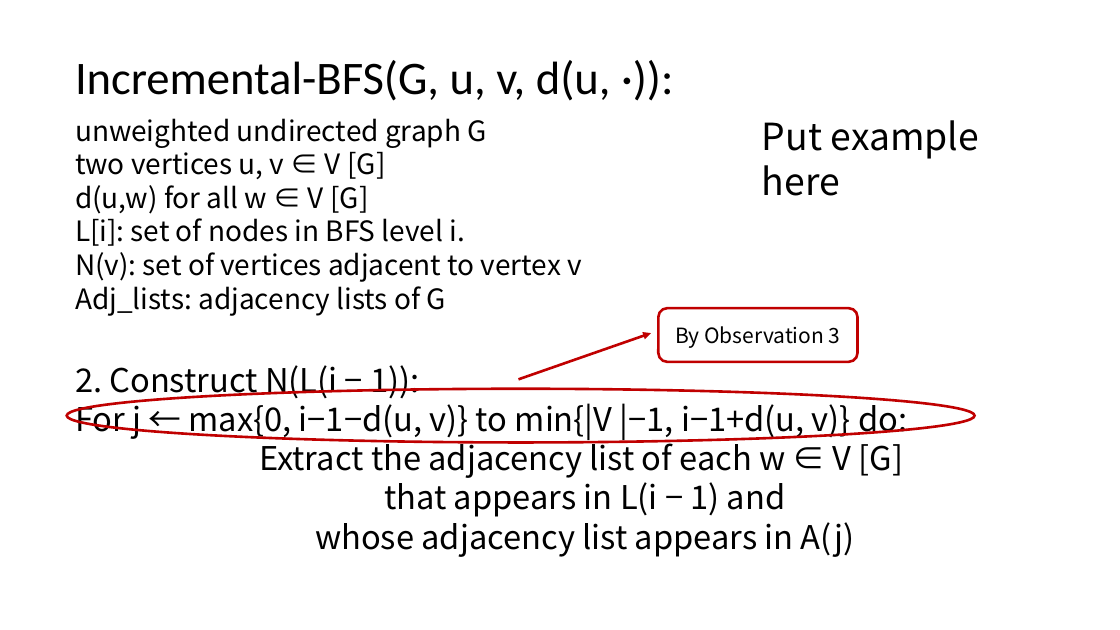
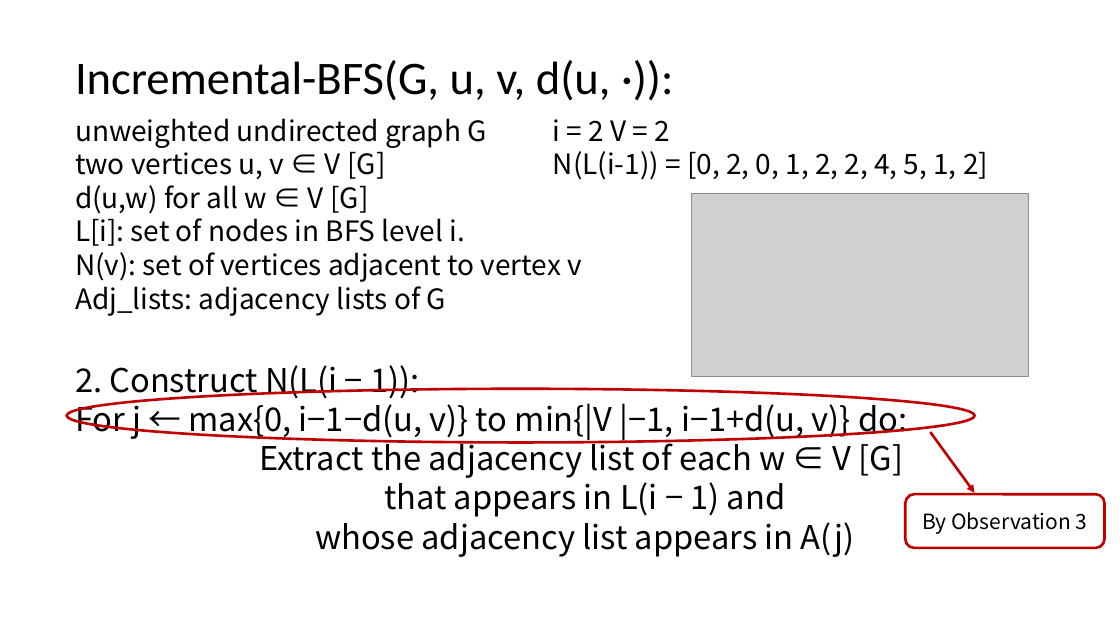
Before and after one commit to KSDeng/CS5234_miniproject, a slide deck: slide 20 of slide.pptx. Drawn at 1120x630 pixels with LibreOffice and Linux fonts; fonts in the diff are those of the drawing; grey boxes stand for pictures. Boxes give left, top, right and bottom in pixels: in the first picture for what was removed or moved away, otherwise in the second. Text is boxed around its words. In the diff, an @@ line names an element or a change of style, - is before the commit and + after.

```diff
--- a/slide.pptx
+++ b/slide.pptx
@@ text at (x1=553, y1=119, x2=988, y2=180): text changed; size 32 to 24 pt @@
-Put example here
+i = 2 V = 2
+N(L(i-1)) = [0, 2, 0, 1, 2, 2, 4, 5, 1, 2]
@@ picture added at (x1=691, y1=194, x2=1029, y2=376) @@
@@ arrow moved from (518, 380) - (651, 334) to (931, 432) - (975, 493) @@
@@ rounded rectangle "By Observation 3" moved from (x1=659, y1=308, x2=858, y2=362) to (x1=906, y1=494, x2=1105, y2=548) @@
```
Also in this commit, not shown: 9 other slides changed, 3 other files.
